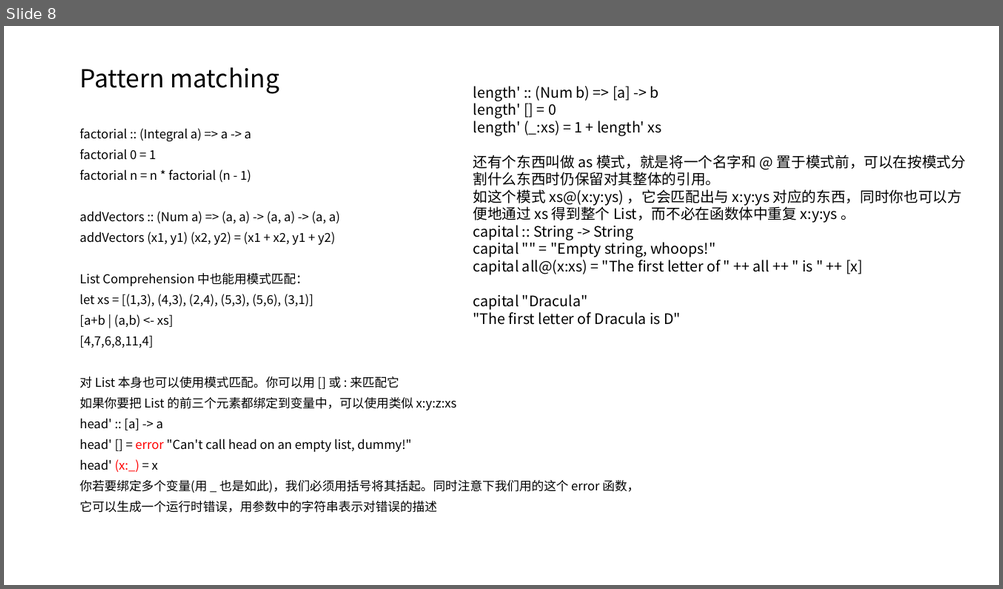
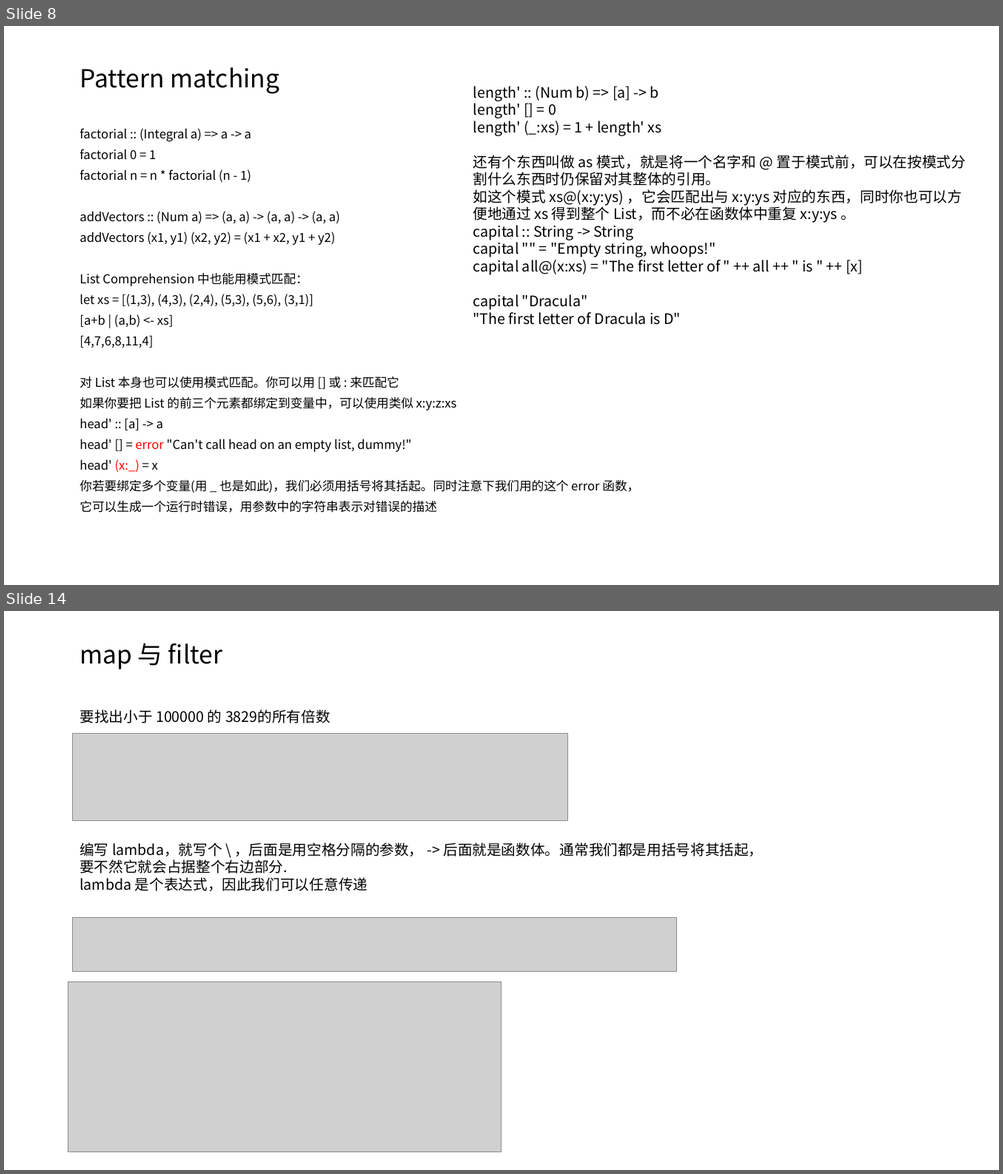
Before and after one commit to bilosikia/learnMarks, a slide deck: haskell.pptx. Shown one above the other, each under a label of ours: slide 8 before the commit, slides 8 and 14 after it; the slides between them are not shown. The pictures are 1003x589 and 1003x1174 pixels, drawn with LibreOffice and Linux fonts; fonts in the diff are those of the drawing; grey boxes stand for pictures. Boxes give left, top, right and bottom in pixels: in the first picture for what was removed or moved away, otherwise in the second. Text is boxed around its words. In the diff, an @@ line names an element or a change of style, - is before the commit and + after.

```diff
--- a/haskell.pptx
+++ b/haskell.pptx
@@ slide 14 added at [4,611,999,1170], background #FFFFFF @@
@@ title added at [79,643,222,669], 24 pt, text #000000 @@
+map 与 filter
@@ text added at [79,709,330,723], 14 pt, text #000000 @@
+要找出小于 100000 的 3829的所有倍数
@@ picture added at [73,734,567,821] @@
@@ text added at [79,843,762,891], 14 pt, text #000000 @@
+编写 lambda，就写个 \ ，后面是用空格分隔的参数， -> 后面就是函数体。通常我们都是用括号将其括起，
+要不然它就会占据整个右边部分.
+lambda 是个表达式，因此我们可以任意传递
@@ picture added at [73,917,676,972] @@
@@ picture added at [68,982,501,1153] @@
```
Also in this commit, not shown: 5 other slides added.
